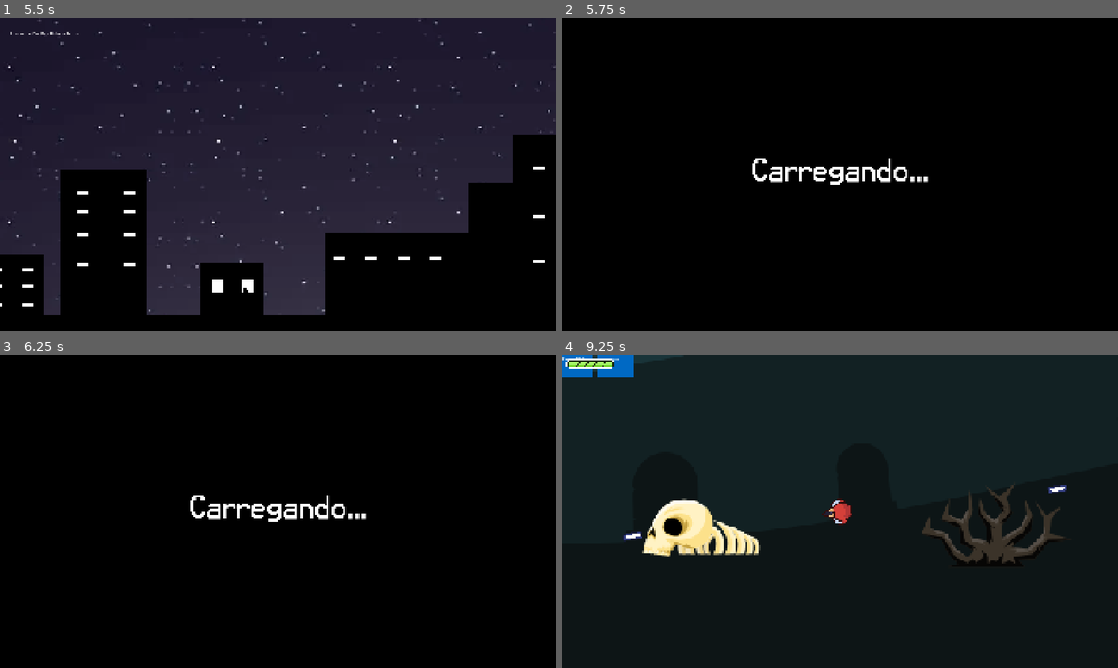
Above: before the commit, frames 1-4 (two rows, left to right).
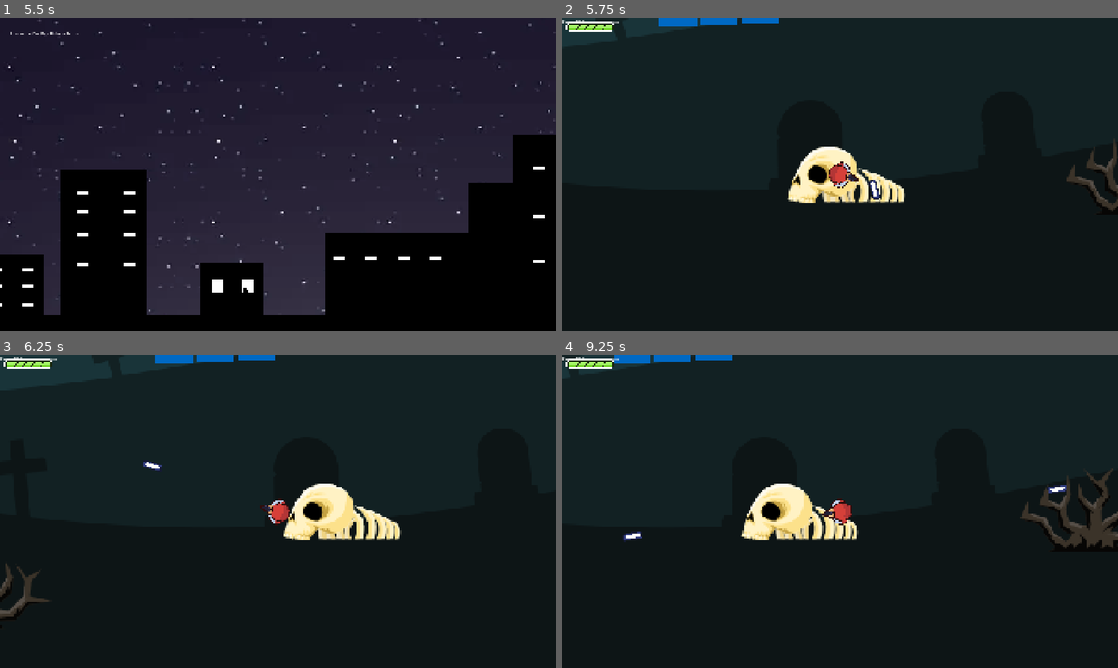
Above: after the commit, the same moments.

Repository: gsmereka/42-Game-Jam
Game: Godot game, scene res://Scenes/UI/Menu/menu.tscn
The game is run twice, just before and just after one commit, with the same random seed, the same clock (stepped at 60 frames per second) and the same inputs.
Inputs (mouse positions are in pixels of both pictures, inside the frame that each line leads up to):
- Up to frame 1 (5.5 s): click "Iniciar" at 0.5 s; click "Iniciar" at 1.25 s; tap Enter (ui_accept) at 2, 2.27, 3.02, 5.27 s; move the mouse to (400, 158) at 2.02 s; press the mouse at (400, 158) at 2.03 s; hold Right (ui_right) 2.03-2.78 s; move the mouse to (166, 190) at 2.77 s; release the mouse at (166, 190) at 2.78 s; hold Down (ui_down) 2.78-3.53 s; click (166, 190) at 2.85 s; move the mouse to (333, 105) at 3.52 s; press the mouse at (333, 105) at 3.53 s; hold Right (ui_right) 3.53-4.28 s; move the mouse to (250, 237) at 4.27 s; release the mouse at (250, 237) at 4.28 s; hold Up (ui_up) 4.28-5.03 s; click (250, 237) at 4.35 s; move the mouse to (444, 221) at 5.02 s; press the mouse at (444, 221) at 5.03 s; hold Left (ui_left) from 5.03 s (still down)
- Up to frame 2 (5.75 s): keep holding Left (ui_left); tap Escape (Esc) at 5.65 s
- Up to frame 3 (6.25 s): keep holding Left (ui_left); move the mouse to (111, 464) at 5.77 s; release the mouse at (111, 464) at 5.78 s; click (111, 464) at 5.85 s; tap Enter (ui_accept) at 6.02 s
- Up to frame 4 (9.25 s): move the mouse to (867, 511) at 6.52 s; release Left (ui_left) at 6.53 s; press the mouse at (867, 511) at 6.53 s; hold Down (ui_down) 6.53-7.28 s; move the mouse to (756, 433) at 7.27 s; release the mouse at (756, 433) at 7.28 s; hold Right (ui_right) 7.28-8.03 s; click (756, 433) at 7.35 s; tap Enter (ui_accept) at 7.52, 8.27, 9.02 s; move the mouse to (962, 495) at 8.02 s; press the mouse at (962, 495) at 8.03 s; hold Up (ui_up) 8.03-8.78 s; move the mouse to (728, 527) at 8.77 s; release the mouse at (728, 527) at 8.78 s; hold Right (ui_right) from 8.78 s (still down); click (728, 527) at 8.85 s

Frame 1 is identical in both runs. In frame 2, 49% of the frame differs, in the area x 0-100%, y 0-62%; in frame 3, 49%, in the area x 0-100%, y 0-85%; in frame 4, 8.4%.

Commit message:
Update-Bullet and menu

Diff:
--- a/Bullet.gd
+++ b/Bullet.gd
@@ -27,6 +27,9 @@
 		handle_collision(collision.get_collider())
 
 func handle_collision(collider):
+	if collider is Player:
+		queue_free()
+		return
 	# Aqui você pode checar se é inimigo, parede, etc
 	if collider.has_method("take_damage"):
 		collider.take_damage()
--- a/Bullet.tscn
+++ b/Bullet.tscn
@@ -23,6 +23,9 @@
 
 [node name="Bullet" type="CharacterBody2D"]
 collision_layer = 0
+motion_mode = 1
+platform_on_leave = 2
+platform_floor_layers = 4294967040
 script = ExtResource("1_4s4u5")
 
 [node name="CollisionShape2D" type="CollisionShape2D" parent="."]
--- a/Scenes/Game/characters/Player/player.tscn
+++ b/Scenes/Game/characters/Player/player.tscn
@@ -1,11 +1,14 @@
-[gd_scene load_steps=16 format=3 uid="uid://bffcrsi3nfqqb"]
+[gd_scene load_steps=21 format=3 uid="uid://bffcrsi3nfqqb"]
 
 [ext_resource type="Script" uid="uid://bpgw1tdp35qy7" path="res://Scenes/Game/characters/Player/player.gd" id="1_hpoch"]
 [ext_resource type="PackedScene" uid="uid://c1diffaf2650k" path="res://Scenes/StateMachine/state_manager.tscn" id="3_42rbx"]
 [ext_resource type="Script" uid="uid://cr2u3xjfuoink" path="res://Scenes/Game/characters/state_move.gd" id="4_awq5b"]
+[ext_resource type="Texture2D" uid="uid://do6w3tkcs1qs3" path="res://Assets/player/prota-idle.png" id="5_awq5b"]
 [ext_resource type="Texture2D" uid="uid://lw0uoa0jwwwu" path="res://Assets/player/Sprite-0002.png" id="6_42rbx"]
 [ext_resource type="Texture2D" uid="uid://qkgslf00aryi" path="res://Assets/ui/lifebar.png" id="7_e3wm0"]
 [ext_resource type="Script" uid="uid://k620u80y7j7n" path="res://Scenes/Game/characters/Player/animated_sprite_2d.gd" id="8_14ubd"]
+[ext_resource type="Shader" uid="uid://b06jjgo2yit1a" path="res://Scenes/Shaders/blackandwhite.gdshader" id="8_e3wm0"]
+[ext_resource type="FontFile" uid="uid://ogggsxi21ib1" path="res://Assets/Fonts/karma_2/Karma Future.otf" id="8_i3msf"]
 
 [sub_resource type="CircleShape2D" id="CircleShape2D_42rbx"]
 radius = 9.0
@@ -18,6 +21,7 @@
 func Enter():
 	$\"../../Sprite\".hide()
 	$\"../../TelaDeMorte\".show()
+	$\"../../DeathPose\".show()
 	await get_tree().create_timer(1).timeout
 	SceneLoader.load_scene(\"res://Scenes/UI/Menu/menu.tscn\", 0)
 
@@ -77,8 +81,22 @@
 "speed": 5.0
 }]
 
+[sub_resource type="LabelSettings" id="LabelSettings_fmfgu"]
+font = ExtResource("8_i3msf")
+font_size = 128
+
+[sub_resource type="ShaderMaterial" id="ShaderMaterial_14ubd"]
+shader = ExtResource("8_e3wm0")
+
 [node name="Player" type="CharacterBody2D"]
 script = ExtResource("1_hpoch")
+
+[node name="DeathPose" type="Sprite2D" parent="."]
+visible = false
+position = Vector2(1, 0)
+rotation = -1.5708
+texture = ExtResource("5_awq5b")
+hframes = 2
 
 [node name="Sprite" type="Node2D" parent="."]
 
@@ -122,3 +140,27 @@
 script = ExtResource("8_14ubd")
 
 [node name="TelaDeMorte" type="CanvasLayer" parent="."]
+visible = false
+
+[node name="Label" type="Label" parent="TelaDeMorte"]
+anchors_preset = 8
+anchor_left = 0.5
+anchor_top = 0.5
+anchor_right = 0.5
+anchor_bottom = 0.5
+offset_left = -249.5
+offset_top = -269.0
+offset_right = 249.5
+offset_bottom = -115.0
+grow_horizontal = 2
+grow_vertical = 2
+text = "Faleceu"
+label_settings = SubResource("LabelSettings_fmfgu")
+
+[node name="ColorRect" type="ColorRect" parent="TelaDeMorte"]
+material = SubResource("ShaderMaterial_14ubd")
+anchors_preset = 15
+anchor_right = 1.0
+anchor_bottom = 1.0
+grow_horizontal = 2
+grow_vertical = 2
--- a/Scenes/Game/characters/enemy/bullet.tscn
+++ b/Scenes/Game/characters/enemy/bullet.tscn
@@ -6,6 +6,7 @@
 [sub_resource type="CircleShape2D" id="CircleShape2D_c0cbd"]
 
 [node name="Bullet" type="Area2D"]
+collision_layer = 0
 script = ExtResource("1_c0cbd")
 
 [node name="Sprite2D" type="Sprite2D" parent="."]
--- a/Scenes/UI/Menu/menu.gd
+++ b/Scenes/UI/Menu/menu.gd
@@ -14,7 +14,7 @@
 
 func _process(delta: float) -> void:
 	if Input.is_action_just_pressed("Esc"):
-		SceneLoader.load_scene(main_scene)
+		SceneLoader.load_scene(main_scene, 0)
 
 func _on_config_pressed() -> void:
 	if to_play:
